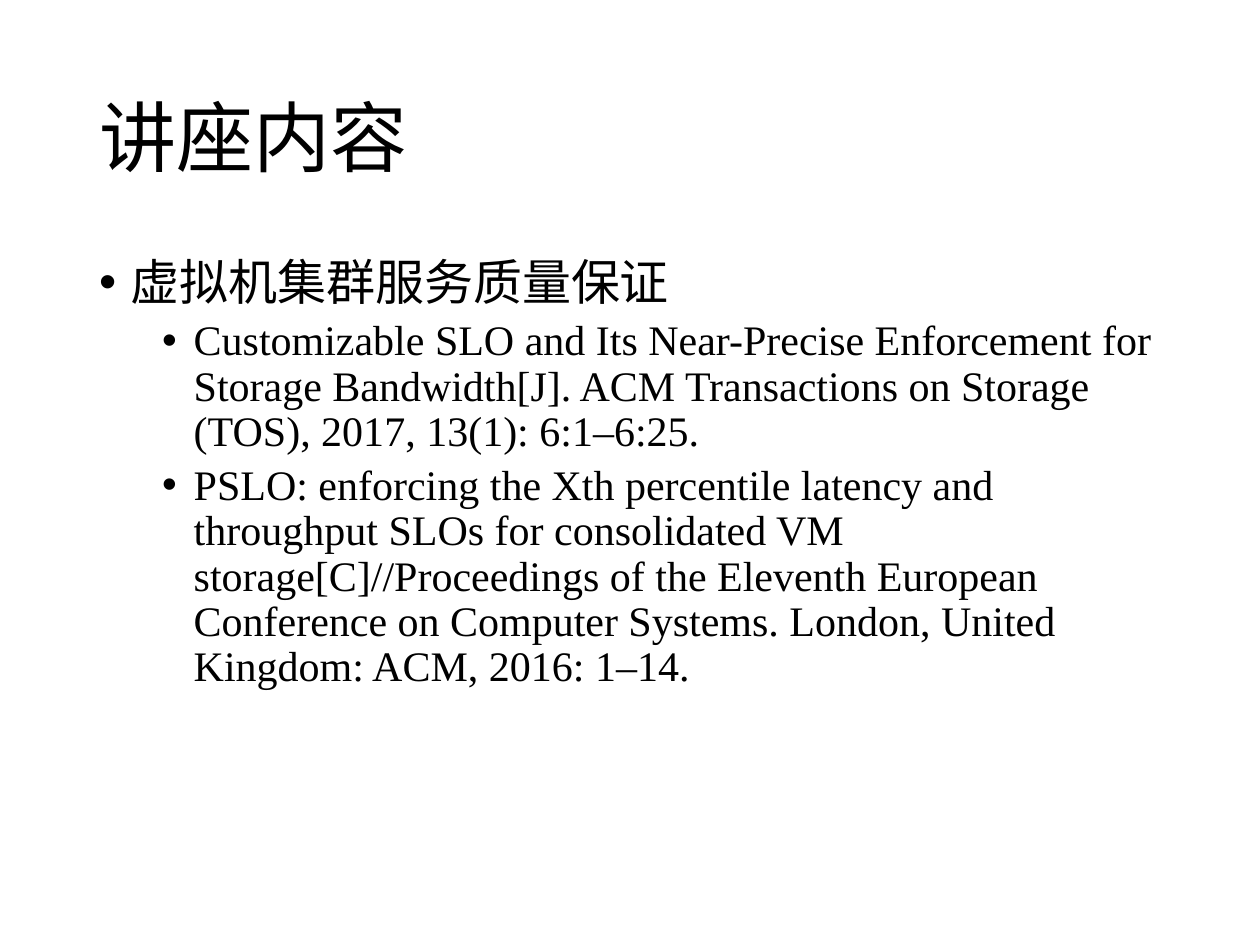
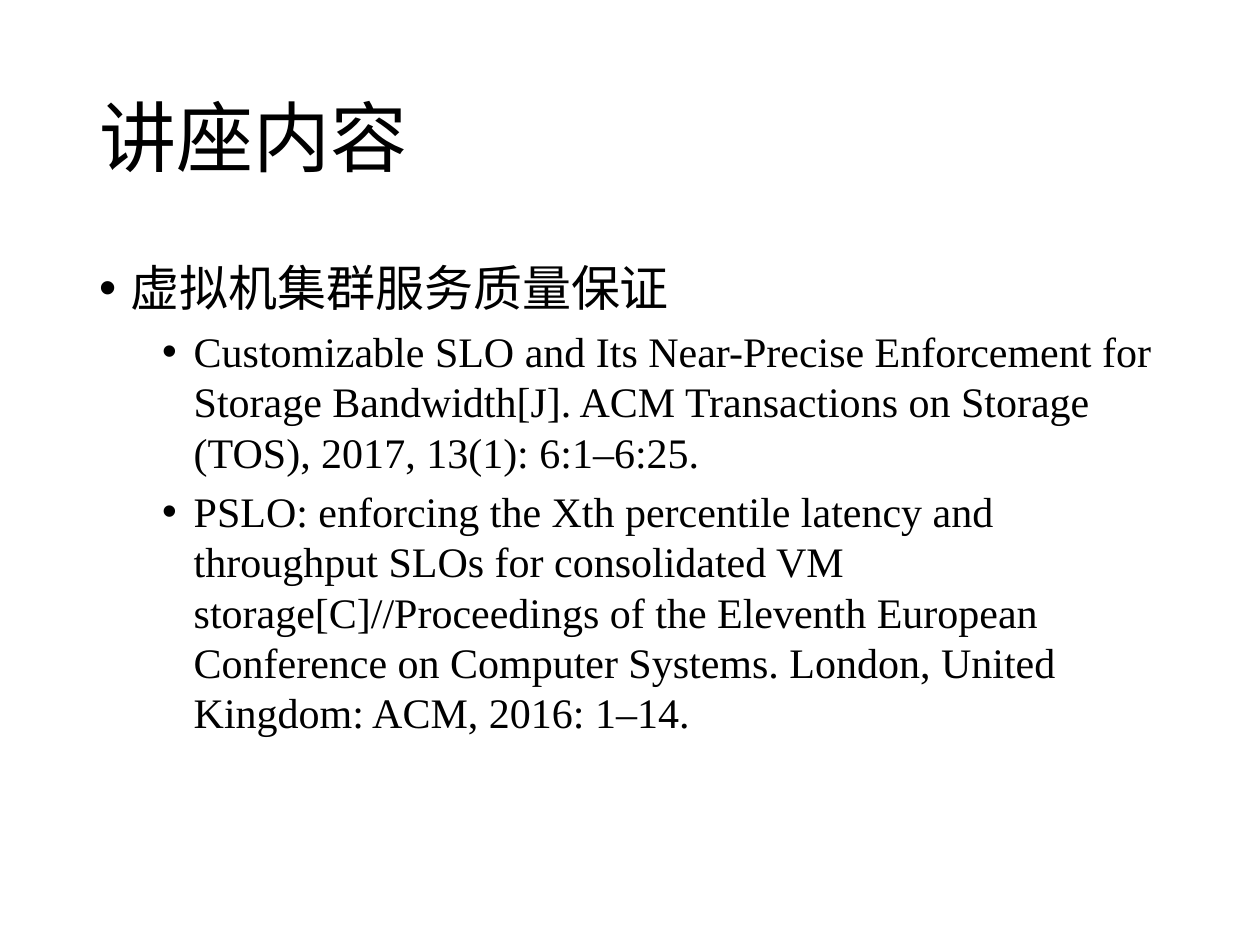
Before and after one commit to cs-course/data-center-course, a slide deck: slide 4 of data-center-2017-c06.pptx. Drawn at 1260x945 pixels with LibreOffice and Linux fonts; fonts in the diff are those of the drawing. Boxes give left, top, right and bottom in pixels: in the first picture for what was removed or moved away, otherwise in the second. Text is boxed around its words. In the diff, an @@ line names an element or a change of style, - is before the commit and + after.

```diff
--- a/data-center-2017-c06.pptx
+++ b/data-center-2017-c06.pptx
@@ text "虚拟机集群服务质量保证" at [131,264,1151,737]: line spacing 0.9 to 1 @@
```
Also in this commit, not shown: 2 other slides changed.
